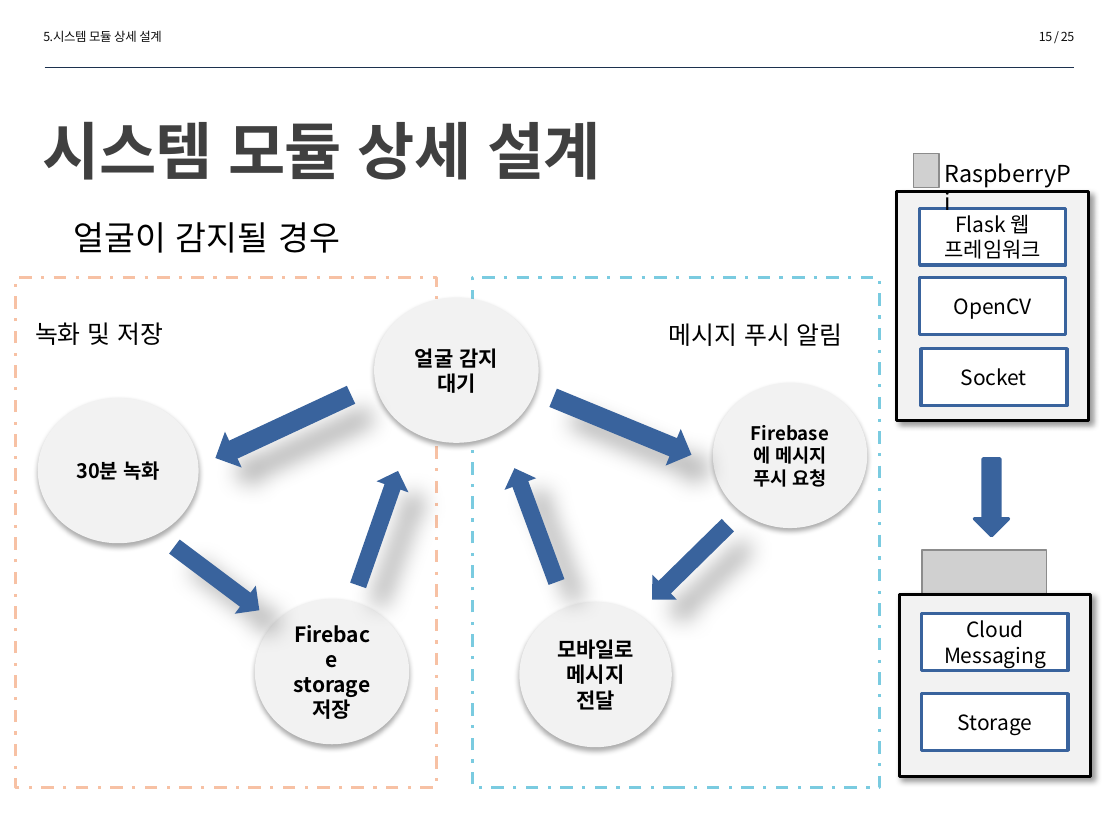
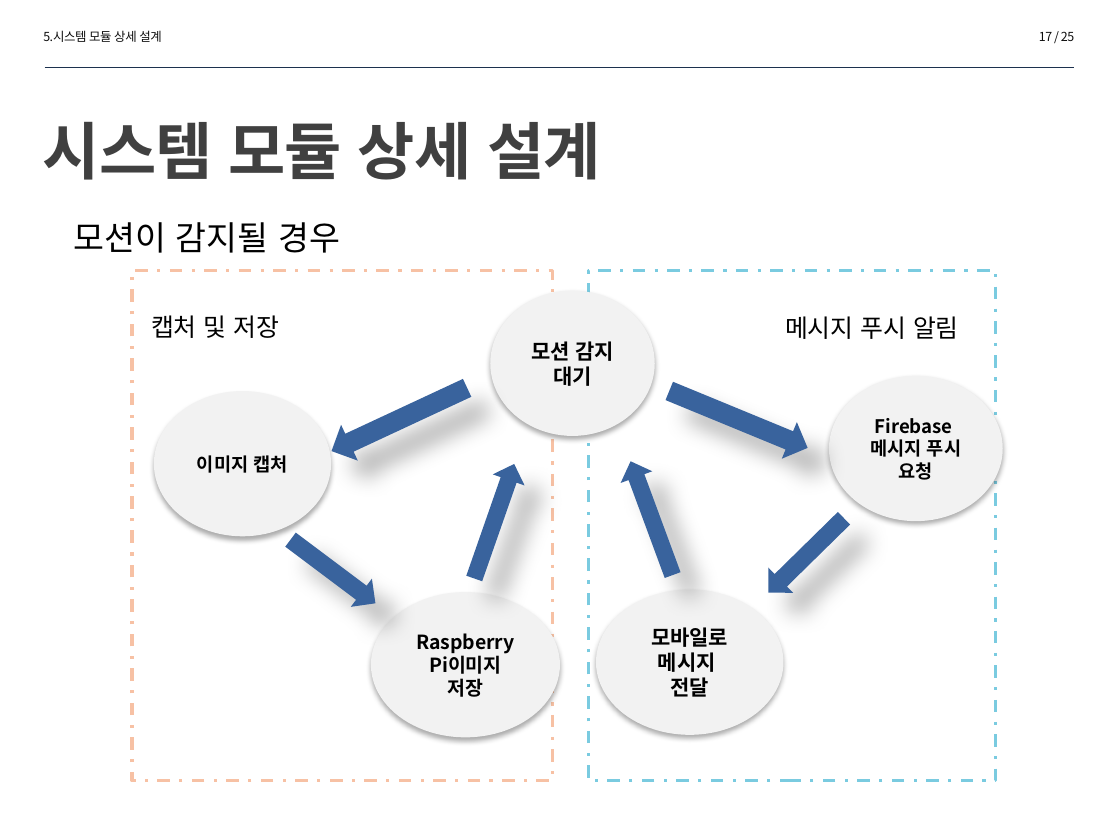
Before and after one commit to dlalscjf94/MinjeongLee, a slide deck: slide 17 of 설계서4-10(이민철,민준호,정재훈).pptx (slide 15 before the commit). Drawn at 1120x840 pixels with LibreOffice and Linux fonts; fonts in the diff are those of the drawing; grey boxes stand for pictures. Boxes give left, top, right and bottom in pixels: in the first picture for what was removed or moved away, otherwise in the second. Text is boxed around its words. In the diff, an @@ line names an element or a change of style, - is before the commit and + after.

```diff
--- a/설계서4-10(이민철,민준호,정재훈).pptx
+++ b/설계서4-10(이민철,민준호,정재훈).pptx
@@ page number at [1039,31,1074,41]: text changed @@
-15 / 25
+17 / 25
@@ picture removed at [914,153,940,187] @@
@@ text removed at [934,153,1083,193] @@
-RaspberryPi
@@ rectangle removed at [897,192,1089,420] @@
@@ rectangle removed at [920,208,1065,265] @@
-Flask 웹
-프레임워크
@@ title at [74,222,340,253]: text changed @@
-얼굴이 감지될 경우
+모션이 감지될 경우
@@ 6 right arrows, 2 rectangles, 1 text, 1 ellipse: place and size @@
-6 right arrows, 2 rectangles, 1 text, 1 ellipse at [16,278,880,787]
+6 right arrows, 2 rectangles, 1 text, 1 ellipse at [132,271,996,781]
@@ rectangle removed at [920,278,1065,335] @@
-OpenCV
@@ text at [151,315,280,338]: text changed @@
-녹화 및 저장
+캡처 및 저장
@@ text in ellipse at [531,341,614,386]: text changed @@
-얼굴 감지 대기
+모션 감지 대기
@@ rectangle removed at [921,348,1066,405] @@
-Socket
@@ ellipse "Firebase": place and size @@
-ellipse "Firebase" at [712,383,867,529]
+ellipse "Firebase" at [829,376,1002,522]
@@ ellipse "이미지 캡처": place and size @@
-ellipse "이미지 캡처" at [38,398,199,543]
+ellipse "이미지 캡처" at [153,391,330,536]
@@ text in ellipse at [870,418,961,480]: text changed @@
-Firebase에 메시지 푸시 요청
+Firebase
+메시지 푸시 요청
@@ text in ellipse at [197,455,288,473]: text changed; size 12.8 to 12 pt @@
-30분 녹화
+이미지 캡처
@@ down arrow removed at [974,459,1009,536] @@
@@ picture removed at [922,550,1046,595] @@
@@ ellipse "RaspberryPi이미지 저장": place and size @@
-ellipse "RaspberryPi이미지 저장" at [255,599,410,745]
+ellipse "RaspberryPi이미지 저장" at [371,592,560,738]
@@ ellipse "모바일로 메시지": place and size @@
-ellipse "모바일로 메시지" at [520,603,672,748]
+ellipse "모바일로 메시지" at [596,589,783,735]
@@ rectangle removed at [899,595,1091,777] @@
@@ text in ellipse at [651,627,728,697]: text changed @@
-모바일로 메시지 전달
+모바일로 메시지
+전달
@@ rectangle removed at [922,614,1067,671] @@
-Cloud Messaging
@@ text in ellipse at [448,678,484,697]: text changed; size 13.5 to 12.5 pt @@
-Firebace storage 저장
+RaspberryPi이미지 저장
@@ rectangle removed at [922,693,1067,750] @@
-Storage
```
Also in this commit, not shown: 6 other slides changed, 7 slides added, 7 slides removed, 5 other files.
